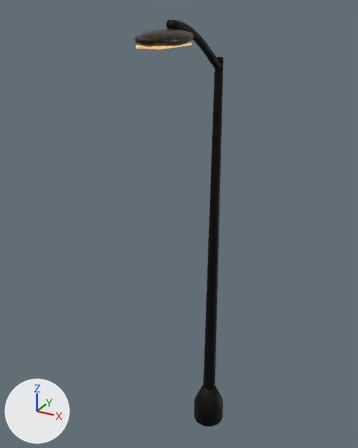
The glTF model examples/game-hanoi-city/assets/hq/street/den_duong_01.glb, before and after one commit.
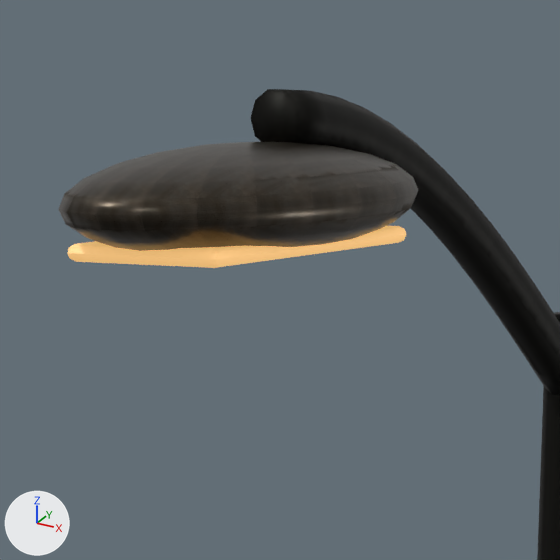
Old and new are each drawn whole from a 50 mm camera at (1.98, -4.36, 4.73) aimed at (-0.18, -0.44, 2.77) and again close up on the part from 35% to 61% of the width and 1% to 22% of the height. Lighting does not change. The marker at lower left points along +X, +Y and +Z. The older version's two pictures come first.

Objects in the first close-up: 'den_duong_01.001'.
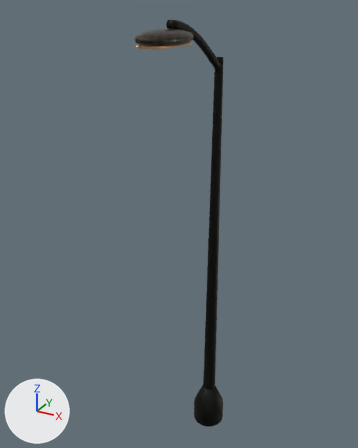
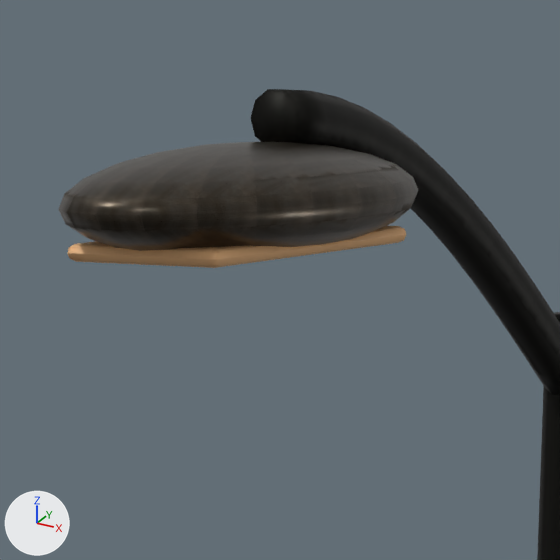
Location of each change, [x1, y1, x2, y2] in pixels of the close-ups (560 x 560 px):
'den_duong_01.001', surface changed (beige to brown): [67, 215, 406, 268] in both

What changed in the scene script:
```text
Change mat_scanned_joinery_metal_and_fittings:
    where n0 = _N.new('ShaderNodeBsdfPrincipled'); n0.name = 'Principled BSDF'
    remove n0.inputs[28].default_value = 0.65  # 'Emission Strength'
```
